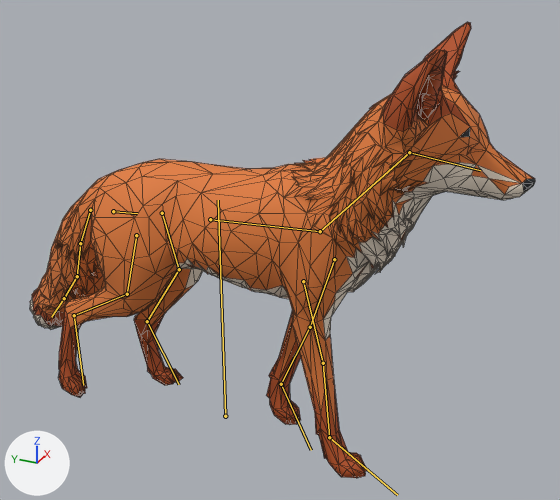
A saved change to the glTF model packages/client/public/models/fox.glb.
Camera for both pictures: a 50 mm camera at (-2.25, -1.25, 1.93) aimed at (0.1, -0.19, 0.75). Arrows for +X, +Y and +Z are at lower left; the lights stay in place. The first picture is the older version. Both versions are drawn at frame 7 of the action 'walk'; the numbers are the values there. The bones that change, and the others that lie on the model, are drawn over the model as lines. Mesh edges are drawn as thin lines.

Names of what the first picture shows: 'fox'.
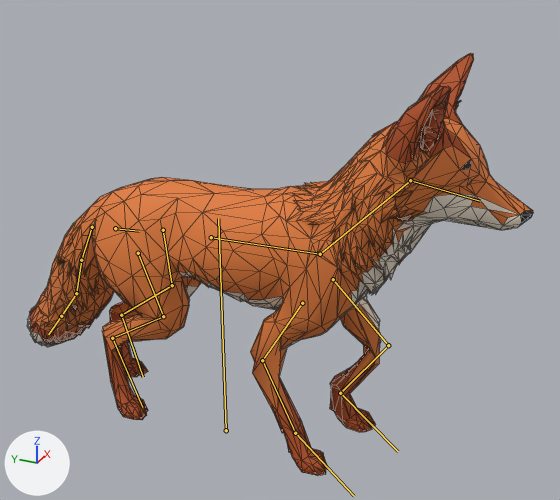
Where the change shows, as pixel boxes [x1, y1, x2, y2] in the pictures (560 x 500 px):
'fox', posed (7% shorter): before [30, 22, 535, 478]; after [27, 53, 533, 475]
bone 'root', root to tip: before (225, 416) to (218, 200); after (226, 430) to (218, 218)
bone 'spine', root to tip: before (210, 219) to (320, 231); after (211, 237) to (320, 254)
bone 'frontupper.L', root to tip: before (303, 281) to (323, 363); after (302, 303) to (262, 360)
bone 'frontlower.L', root to tip: before (323, 363) to (329, 437); after (262, 360) to (295, 433)
bone 'frontpaw.L', root to tip: before (329, 437) to (397, 495); after (295, 433) to (354, 496)
bone 'frontupper.R', root to tip: before (334, 259) to (310, 327); after (333, 279) to (388, 345)
bone 'frontlower.R', root to tip: before (310, 327) to (281, 384); after (388, 345) to (340, 393)
bone 'frontpaw.R', root to tip: before (281, 384) to (311, 450); after (340, 393) to (398, 451)
bone 'tail.1', root to tip: before (90, 210) to (80, 243); after (92, 227) to (81, 260)
bone 'tail.2', root to tip: before (80, 243) to (77, 276); after (81, 260) to (76, 293)
bone 'backupper.L', root to tip: before (136, 235) to (127, 294); after (138, 253) to (163, 316)
bone 'backlower.L', root to tip: before (127, 294) to (74, 315); after (163, 316) to (112, 338)
bone 'backpaw.L', root to tip: before (74, 315) to (83, 385); after (112, 338) to (142, 407)
bone 'backupper.R', root to tip: before (162, 213) to (179, 269); after (163, 230) to (172, 285)
bone 'backlower.R', root to tip: before (179, 269) to (147, 321); after (172, 285) to (121, 315)
bone 'backpaw.R', root to tip: before (147, 321) to (179, 384); after (121, 315) to (143, 377)

What changed in the scene script:
```text
Change bone_root:
    where bone_root = bpy.data.objects['fox_rig'].pose.bones['root']
    bone_root.location: (0.0, 0.027, 0.0) -> (0.0, -0.043, 0.0)
Change bone_spine:
    where bone_spine = bpy.data.objects['fox_rig'].pose.bones['spine']  # child of 'hips'
    bone_spine.rotation_quaternion: (1.0, -0.017, 0.0, 0.0) -> (1.0, -0.03, 0.0, 0.0)  # degrees (-2, 0, 0) -> degrees (-3, 0, 0)
Change bone_frontupper_l:
    where bone_frontupper_l = bpy.data.objects['fox_rig'].pose.bones['frontupper.L']  # child of 'spine'
    bone_frontupper_l.rotation_quaternion: (0.985, 0.17, 0.0, 0.0) -> (0.98, -0.197, 0.0, 0.0)  # degrees (20, 0, 0) -> degrees (-23, 0, 0)
Change bone_frontlower_l:
    where bone_frontlower_l = bpy.data.objects['fox_rig'].pose.bones['frontlower.L']  # child of 'frontupper.L'
    bone_frontlower_l.rotation_quaternion: (0.997, -0.075, 0.0, 0.0) -> (0.889, 0.457, 0.0, 0.0)  # degrees (-9, 0, 0) -> degrees (54, 0, 0)
Change bone_frontpaw_l:
    where bone_frontpaw_l = bpy.data.objects['fox_rig'].pose.bones['frontpaw.L']  # child of 'frontlower.L'
    bone_frontpaw_l.rotation_quaternion: (1.0, 0.0, 0.0, 0.0) -> (0.97, -0.243, 0.002, -0.009)  # degrees (0, 0, 0) -> degrees (-28, 0, -1)
Change bone_frontupper_r:
    where bone_frontupper_r = bpy.data.objects['fox_rig'].pose.bones['frontupper.R']  # child of 'spine'
    bone_frontupper_r.rotation_quaternion: (0.985, -0.17, 0.0, 0.0) -> (0.927, 0.375, 0.0, 0.0)  # degrees (-20, 0, 0) -> degrees (44, 0, 0)
Change bone_frontlower_r:
    where bone_frontlower_r = bpy.data.objects['fox_rig'].pose.bones['frontlower.R']  # child of 'frontupper.R'
    bone_frontlower_r.rotation_quaternion: (0.999, -0.047, 0.0, 0.0) -> (0.768, -0.64, 0.0, 0.0)  # degrees (-5, 0, 0) -> degrees (-80, 0, 0)
Change bone_frontpaw_r:
    where bone_frontpaw_r = bpy.data.objects['fox_rig'].pose.bones['frontpaw.R']  # child of 'frontlower.R'
    bone_frontpaw_r.rotation_quaternion: (1.0, 0.0, 0.0, 0.0) -> (0.947, 0.32, 0.0, 0.0)  # degrees (0, 0, 0) -> degrees (37, 0, 0)
Change bone_tail_1:
    where bone_tail_1 = bpy.data.objects['fox_rig'].pose.bones['tail.1']  # child of 'hips'
    bone_tail_1.rotation_quaternion: (0.998, 0.0, 0.0, 0.06) -> (0.999, 0.0, 0.0, 0.046)  # degrees (0, 0, 7) -> degrees (0, 0, 5)
Change bone_tail_2:
    where bone_tail_2 = bpy.data.objects['fox_rig'].pose.bones['tail.2']  # child of 'tail.1'
    bone_tail_2.rotation_quaternion: (0.999, 0.0, 0.0, 0.054) -> (0.999, 0.0, 0.0, 0.046)  # degrees (0, 0, 6) -> degrees (0, 0, 5)
Change bone_backupper_l:
    where bone_backupper_l = bpy.data.objects['fox_rig'].pose.bones['backupper.L']  # child of 'hips'
    bone_backupper_l.rotation_quaternion: (0.985, -0.17, 0.0, 0.0) -> (0.991, 0.136, 0.0, 0.0)  # degrees (-20, 0, 0) -> degrees (16, 0, 0)
Change bone_backlower_l:
    where bone_backlower_l = bpy.data.objects['fox_rig'].pose.bones['backlower.L']  # child of 'backupper.L'
    bone_backlower_l.rotation_quaternion: (0.999, -0.047, 0.0, 0.0) -> (0.946, -0.326, 0.0, 0.0)  # degrees (-5, 0, 0) -> degrees (-38, 0, 0)
Change bone_backpaw_l:
    where bone_backpaw_l = bpy.data.objects['fox_rig'].pose.bones['backpaw.L']  # child of 'backlower.L'
    bone_backpaw_l.rotation_quaternion: (1.0, 0.0, 0.0, 0.0) -> (0.983, 0.183, 0.0, 0.001)  # degrees (0, 0, 0) -> degrees (21, 0, 0)
Change bone_backupper_r:
    where bone_backupper_r = bpy.data.objects['fox_rig'].pose.bones['backupper.R']  # child of 'hips'
    bone_backupper_r.rotation_quaternion: (0.985, 0.17, 0.0, 0.0) -> (0.996, 0.092, 0.0, -0.001)  # degrees (20, 0, 0) -> degrees (11, 0, 0)
Change bone_backlower_r:
    where bone_backlower_r = bpy.data.objects['fox_rig'].pose.bones['backlower.R']  # child of 'backupper.R'
    bone_backlower_r.rotation_quaternion: (0.997, -0.075, 0.0, 0.0) -> (0.984, -0.179, 0.0, 0.0)  # degrees (-9, 0, 0) -> degrees (-21, 0, 0)
Change bone_backpaw_r:
    where bone_backpaw_r = bpy.data.objects['fox_rig'].pose.bones['backpaw.R']  # child of 'backlower.R'
    bone_backpaw_r.rotation_quaternion: (1.0, 0.0, 0.0, 0.0) -> (0.996, 0.087, -0.001, -0.007)  # degrees (0, 0, 0) -> degrees (10, 0, -1)
```
